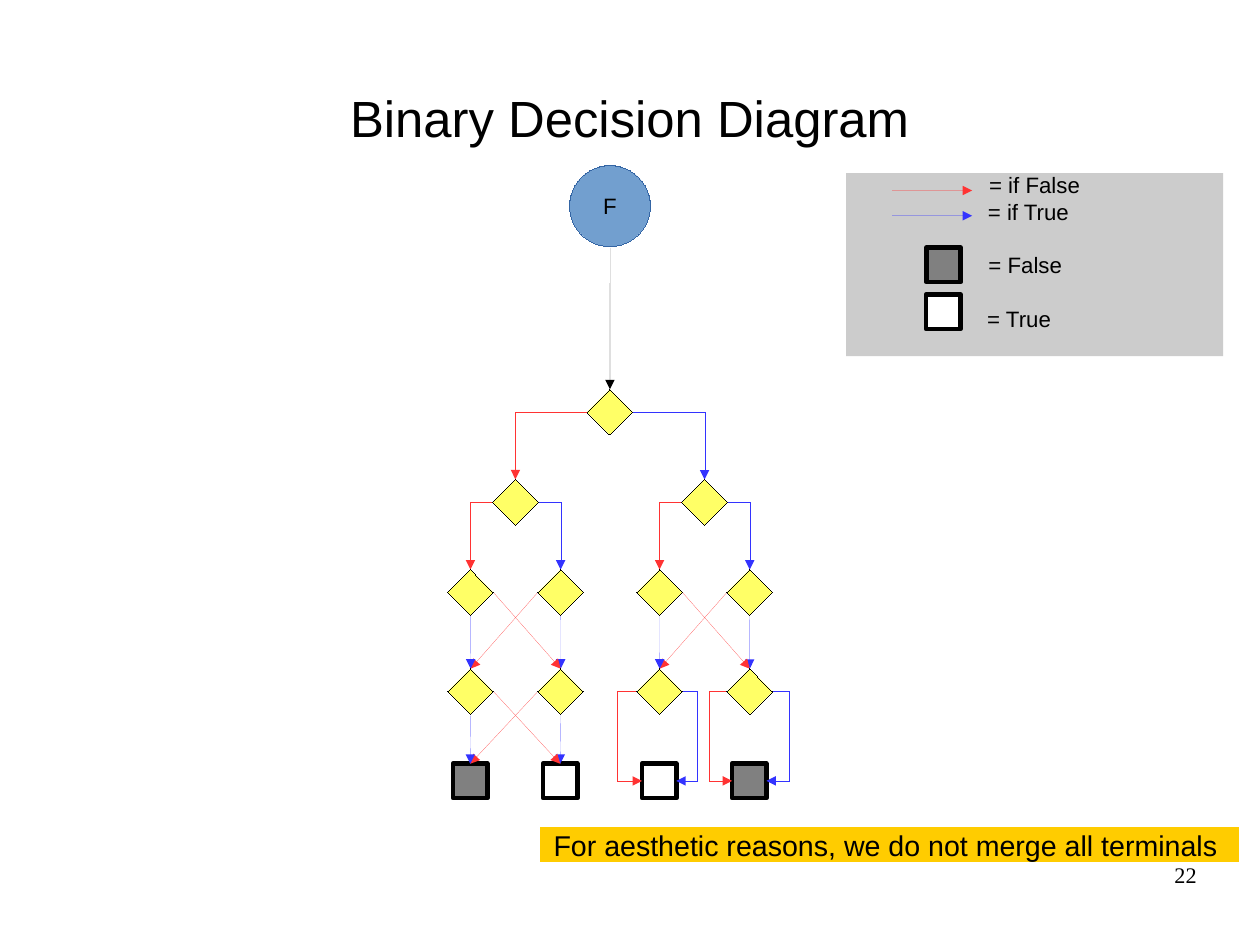
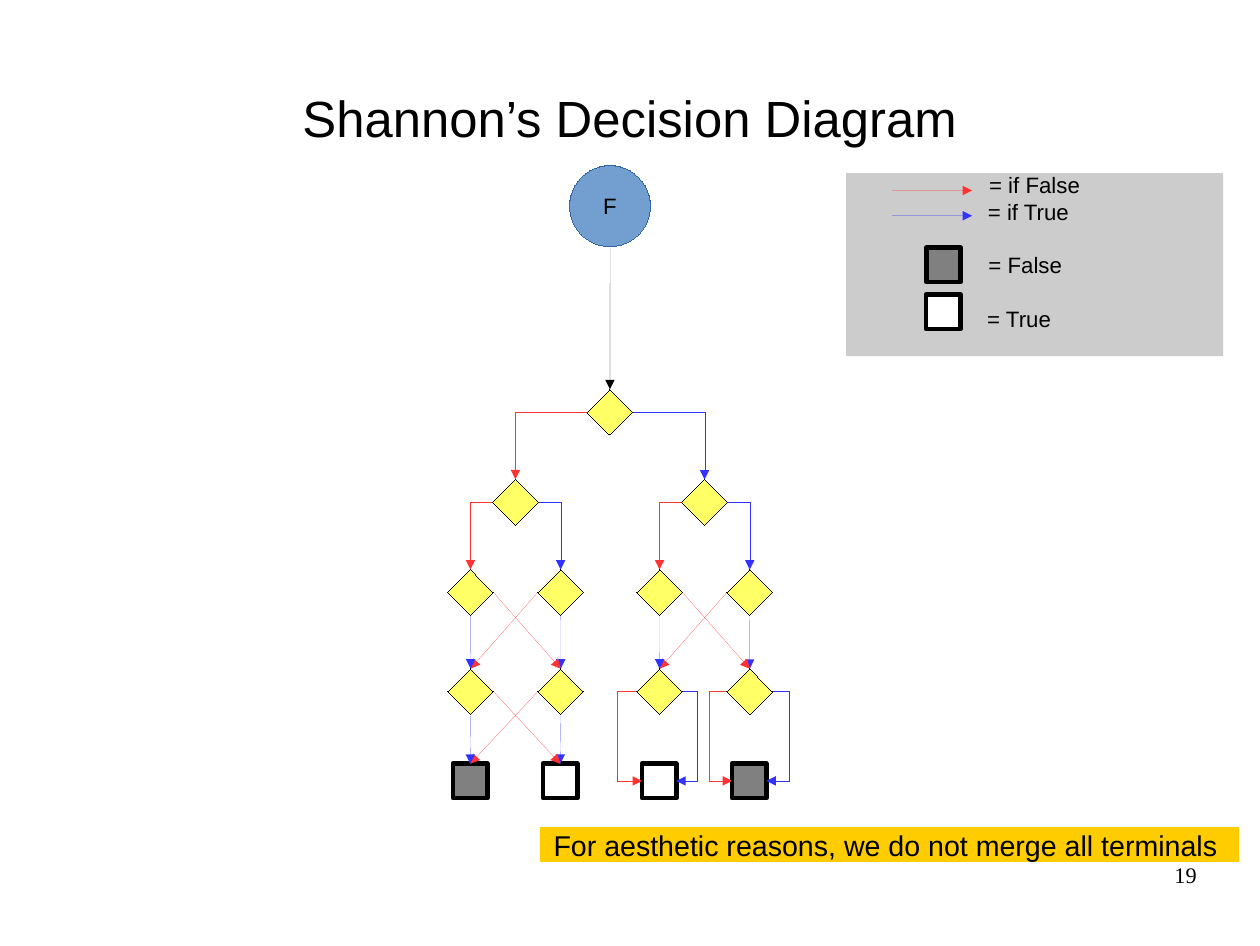
Before and after one commit to FenouilletLucas/DAGaml, a slide deck: slide 19 of doc/2017-06-19-odp/final.odp (slide 22 before the commit). Drawn at 1260x946 pixels with LibreOffice and Linux fonts; fonts in the diff are those of the drawing. Boxes give left, top, right and bottom in pixels: in the first picture for what was removed or moved away, otherwise in the second. Text is boxed around its words. In the diff, an @@ line names an element or a change of style, - is before the commit and + after.

```diff
--- a/doc/2017-06-19-odp/final.odp
+++ b/doc/2017-06-19-odp/final.odp
@@ title at [302,100,957,147]: text changed @@
-Binary Decision Diagram
+Shannon’s Decision Diagram
@@ page number at [1174,868,1196,884]: text changed @@
-22
+19
```
Also in this commit, not shown: 21 other slides changed, 1 slide added, 6 slides removed, 3 other files.
